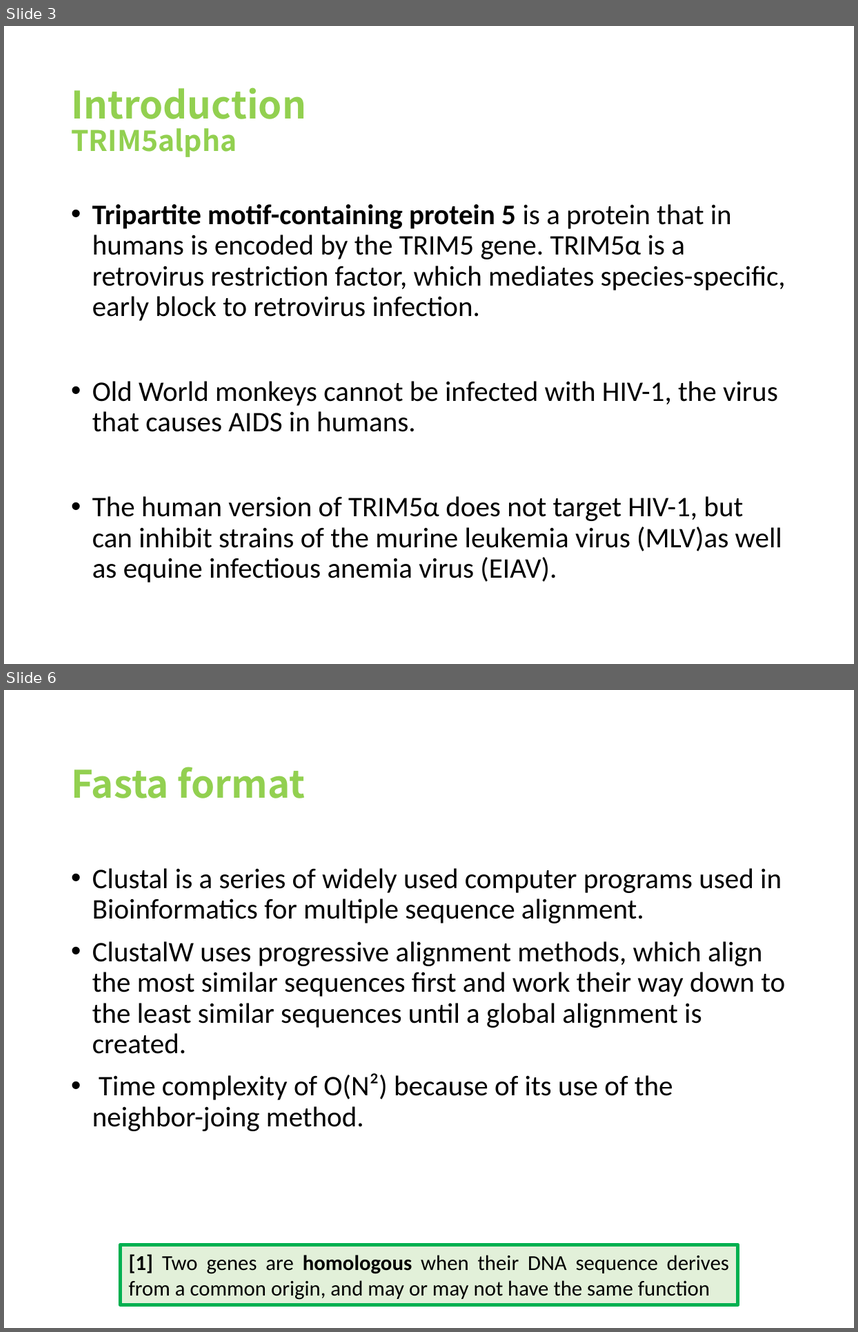
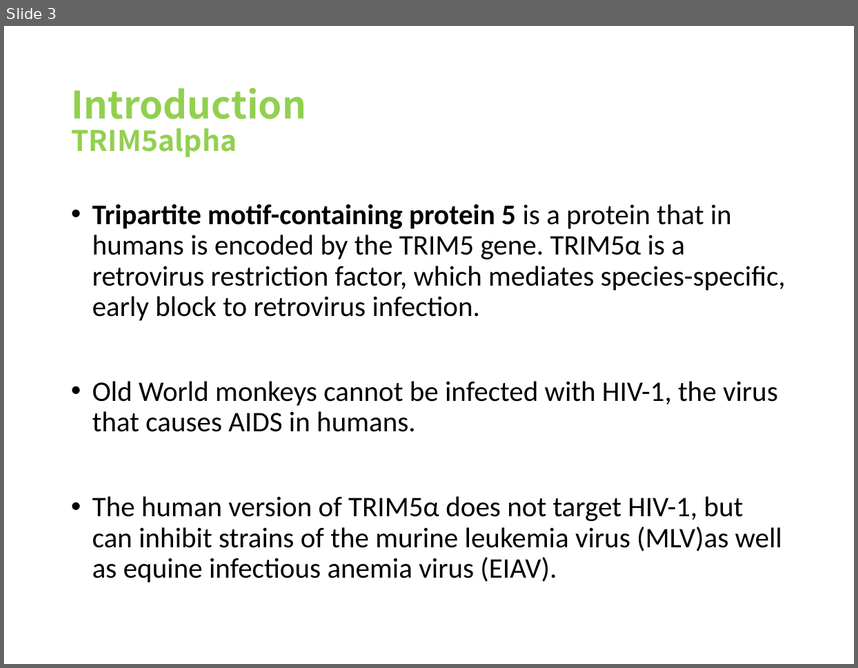
Before and after one commit to viniciusd-avila/phylogenetic-analysis, a slide deck: bioinfoDS-Partial_Project.pptx. Shown one above the other, each under a label of ours: slides 3 and 6 before the commit, slide 3 after it; the slides between them are not shown. The pictures are 858x1332 and 858x668 pixels, drawn with LibreOffice and Linux fonts; fonts in the diff are those of the drawing. Boxes give left, top, right and bottom in pixels: in the first picture for what was removed or moved away, otherwise in the second. Text is boxed around its words. In the diff, an @@ line names an element or a change of style, - is before the commit and + after.

```diff
--- a/bioinfoDS-Partial_Project.pptx
+++ b/bioinfoDS-Partial_Project.pptx
@@ slide 6 removed at (4, 690, 854, 1328), background #FFFFFF @@
@@ title removed at (71, 767, 306, 798) @@
-Fasta format
@@ text removed at (92, 868, 785, 1131) @@
-• Clustal is a series of widely used computer programs used in Bioinformatics for multiple sequence alignment.
-• ClustalW uses progressive alignment methods, which align the most similar sequences first and work their way down to the least similar sequences until a global alignment is created.
-• Time complexity of O(N²) because of its use of the neighbor-joing method.
@@ rectangle removed at (121, 1244, 738, 1305) @@
-[1] Two genes are homologous when their DNA sequence derives from a common origin, and may or may not have the same function
```
Also in this commit, not shown: 5 slides changed, 1 slide added, 3 other slides removed.
